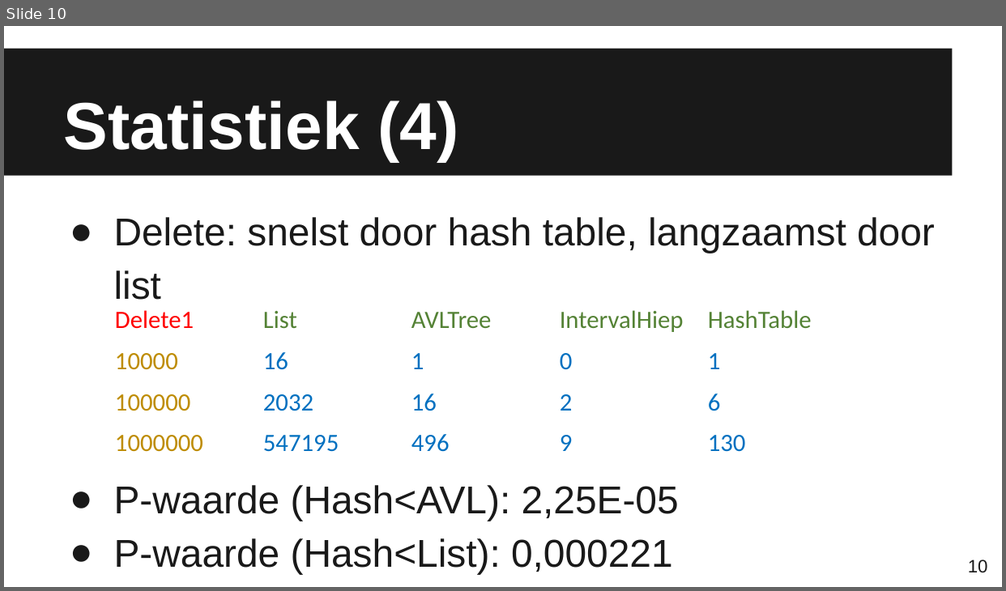
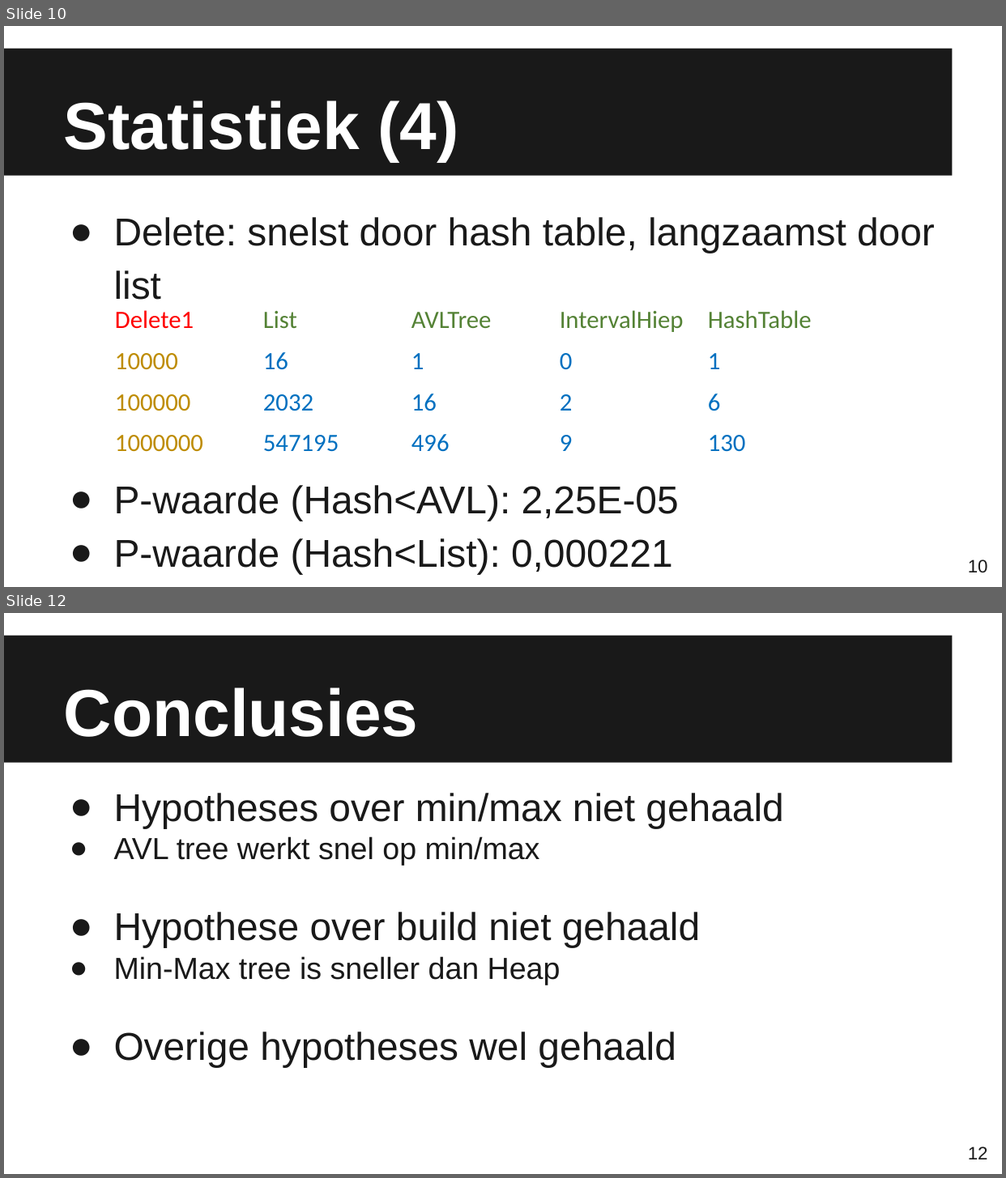
Before and after one commit to sammy0404/OMVISWEG, a slide deck: Eindpresentatie.pptx. Shown one above the other, each under a label of ours: slide 10 before the commit, slides 10 and 12 after it; the slides between them are not shown. The pictures are 1006x591 and 1006x1178 pixels, drawn with LibreOffice and Linux fonts; fonts in the diff are those of the drawing. Boxes give left, top, right and bottom in pixels: in the first picture for what was removed or moved away, otherwise in the second. Text is boxed around its words. In the diff, an @@ line names an element or a change of style, - is before the commit and + after.

```diff
--- a/Eindpresentatie.pptx
+++ b/Eindpresentatie.pptx
@@ slide 12 added at (4,613,1002,1174), background #FFFFFF; not listed: 1 template element that a slide beside it also shows @@
@@ title added at (64,688,419,737), 48 pt, text #FFFFFF, bold @@
+Conclusies
@@ text added at (114,793,783,1067), 28 pt, text #191919 @@
+● Hypotheses over min/max niet gehaald
+    ● AVL tree werkt snel op min/max
+● Hypothese over build niet gehaald
+  ● Min-Max tree is sneller dan Heap
+● Overige hypotheses wel gehaald
@@ page number added at (968,1147,988,1160), 13 pt, text #191919 @@
+12
```
Also in this commit, not shown: 1 slide changed, 1 other slide added, 2 slides removed.
